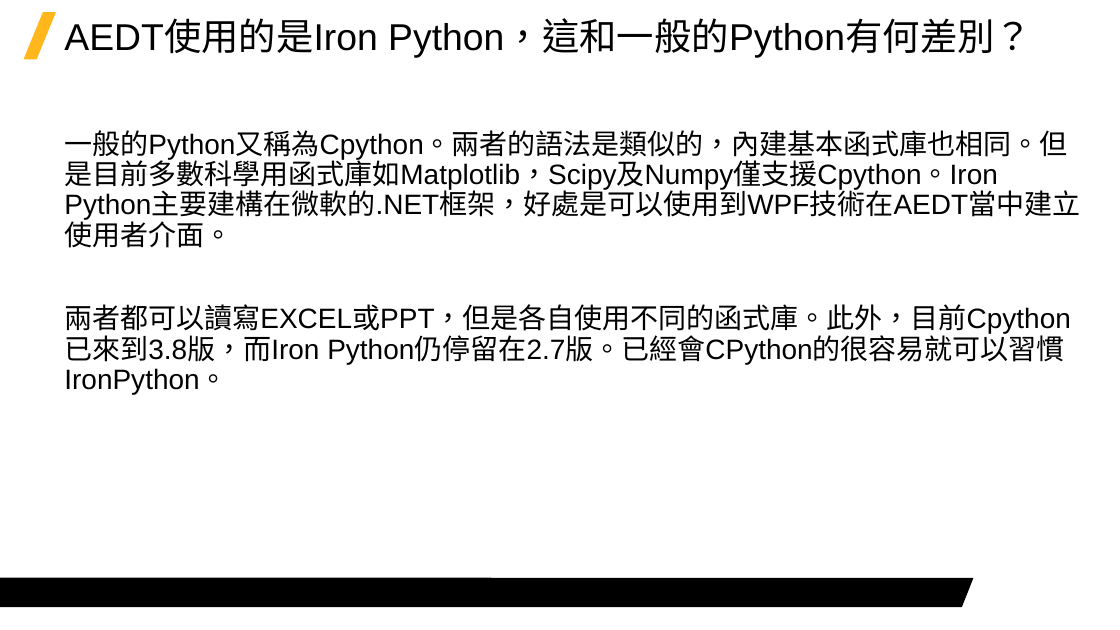
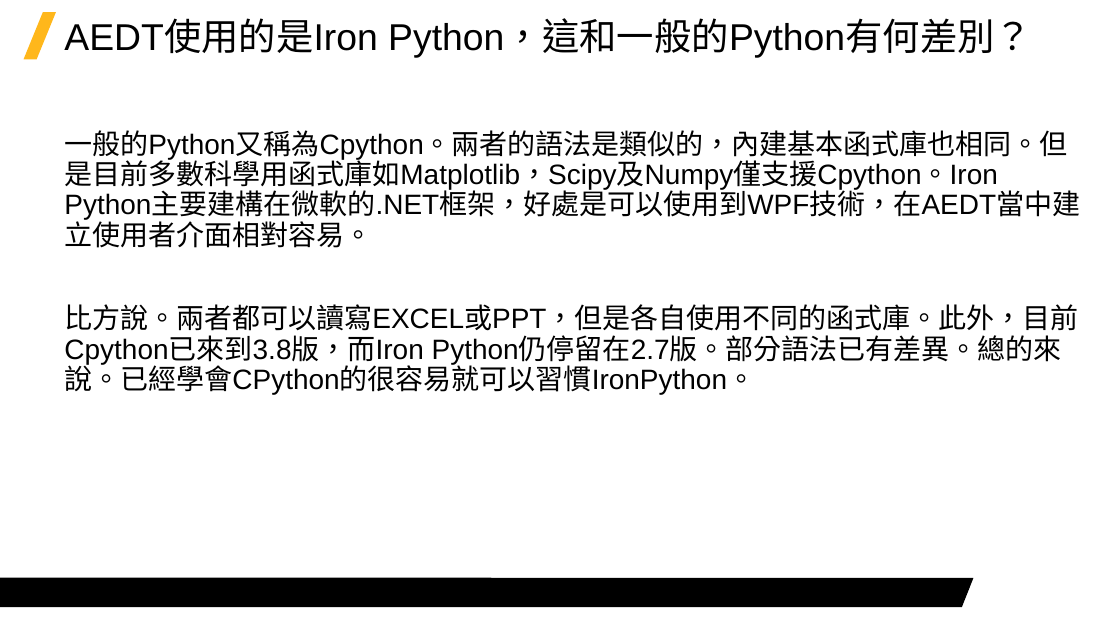
Before and after one commit to Jerrick-cheng/AEDT-Automation-Camp, a slide deck: slide 16 of 上課教材/Week1.pptx (slide 17 before the commit). Drawn at 1120x630 pixels with LibreOffice and Linux fonts; fonts in the diff are those of the drawing; background and template pictures are left out. Boxes give left, top, right and bottom in pixels: in the first picture for what was removed or moved away, otherwise in the second. Text is boxed around its words. In the diff, an @@ line names an element or a change of style, - is before the commit and + after.

```diff
--- a/上課教材/Week1.pptx
+++ b/上課教材/Week1.pptx
@@ text at (x1=64, y1=130, x2=1080, y2=395): text changed @@
-一般的Python又稱為Cpython。兩者的語法是類似的，內建基本函式庫也相同。但是目前多數科學用函式庫如Matplotlib，Scipy及Numpy僅支援Cpython。Iron Python主要建構在微軟的.NET框架，好處是可以使用到WPF技術在AEDT當中建立使用者介面。
-兩者都可以讀寫EXCEL或PPT，但是各自使用不同的函式庫。此外，目前Cpython已來到3.8版，而Iron Python仍停留在2.7版。已經會CPython的很容易就可以習慣IronPython。
+一般的Python又稱為Cpython。兩者的語法是類似的，內建基本函式庫也相同。但是目前多數科學用函式庫如Matplotlib，Scipy及Numpy僅支援Cpython。Iron Python主要建構在微軟的.NET框架，好處是可以使用到WPF技術，在AEDT當中建立使用者介面相對容易。
+比方說。兩者都可以讀寫EXCEL或PPT，但是各自使用不同的函式庫。此外，目前Cpython已來到3.8版，而Iron Python仍停留在2.7版。部分語法已有差異。總的來說。已經學會CPython的很容易就可以習慣IronPython。
```
Also in this commit, not shown: 3 other slides changed, 2 slides removed, 2 other files.
